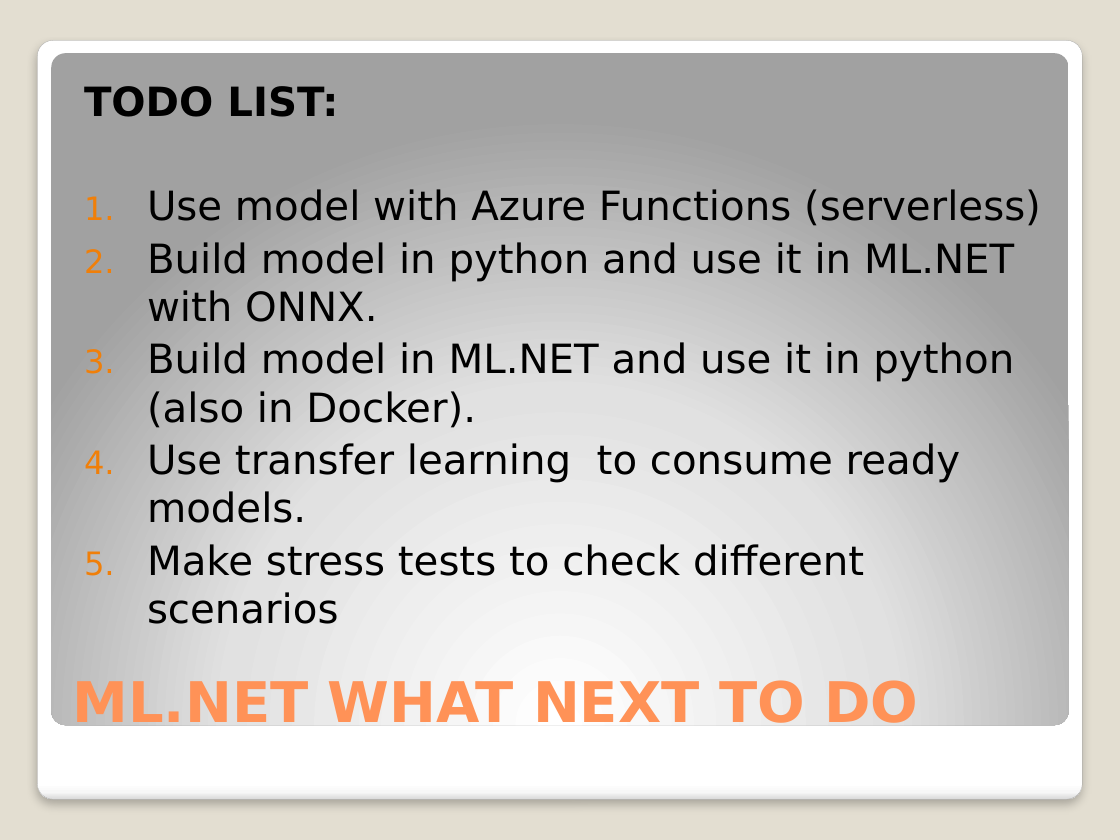
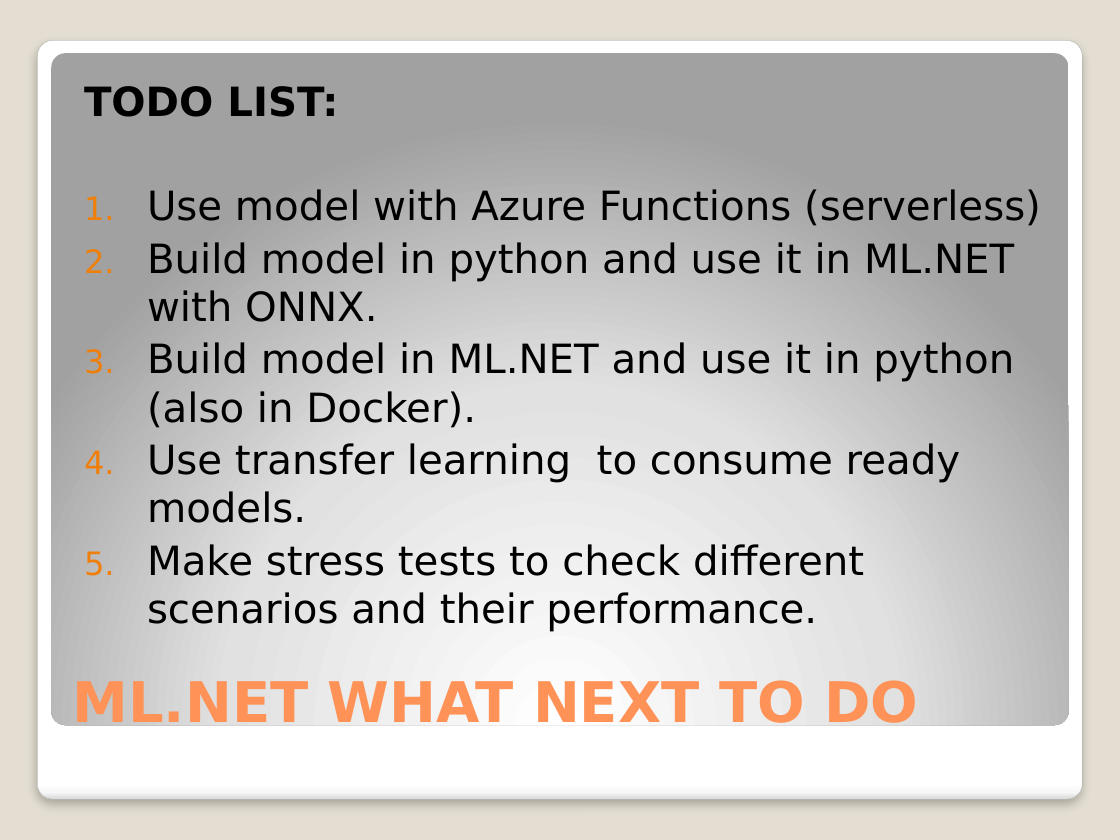
Before and after one commit to djkormo/mlnet-cli, a slide deck: slide 47 of presentation/Machine learning in Azure without Python.pptx (slide 44 before the commit). Drawn at 1120x840 pixels with LibreOffice and Linux fonts; fonts in the diff are those of the drawing. Boxes give left, top, right and bottom in pixels: in the first picture for what was removed or moved away, otherwise in the second. Text is boxed around its words. In the diff, an @@ line names an element or a change of style, - is before the commit and + after.

```diff
--- a/presentation/Machine learning in Azure without Python.pptx
+++ b/presentation/Machine learning in Azure without Python.pptx
@@ text at [147, 544, 864, 632]: text changed @@
-5. Make stress tests to check different scenarios
+5. Make stress tests to check different scenarios and their performance.
```
Also in this commit, not shown: 16 other slides changed, 3 slides added, 1 other file.
